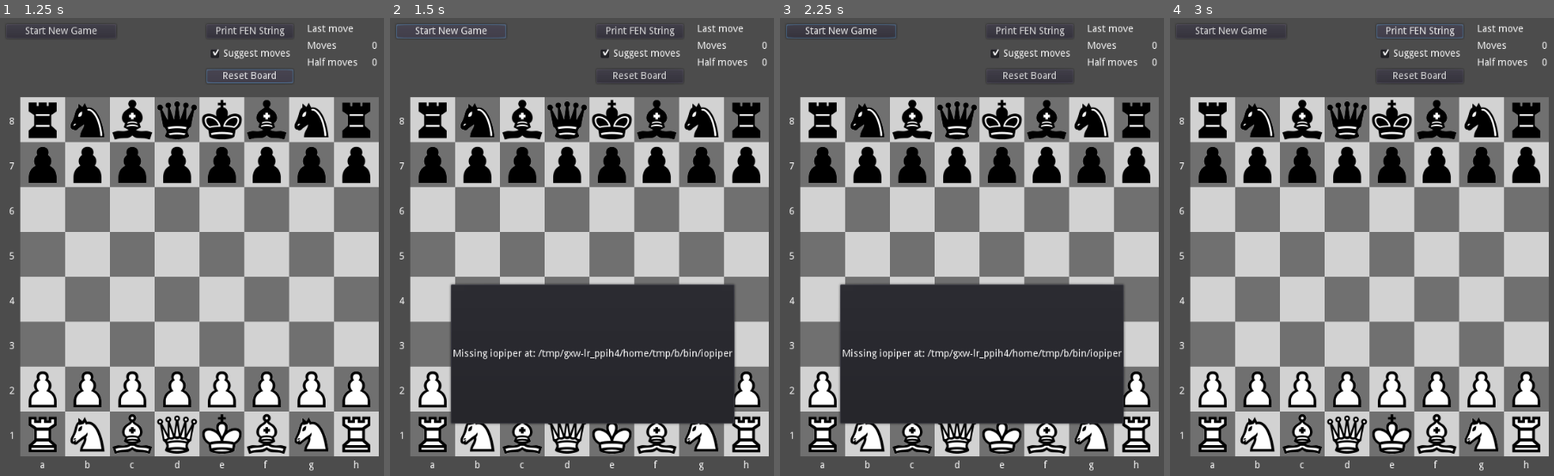
Above: before the commit, frames 1-4 (left to right).
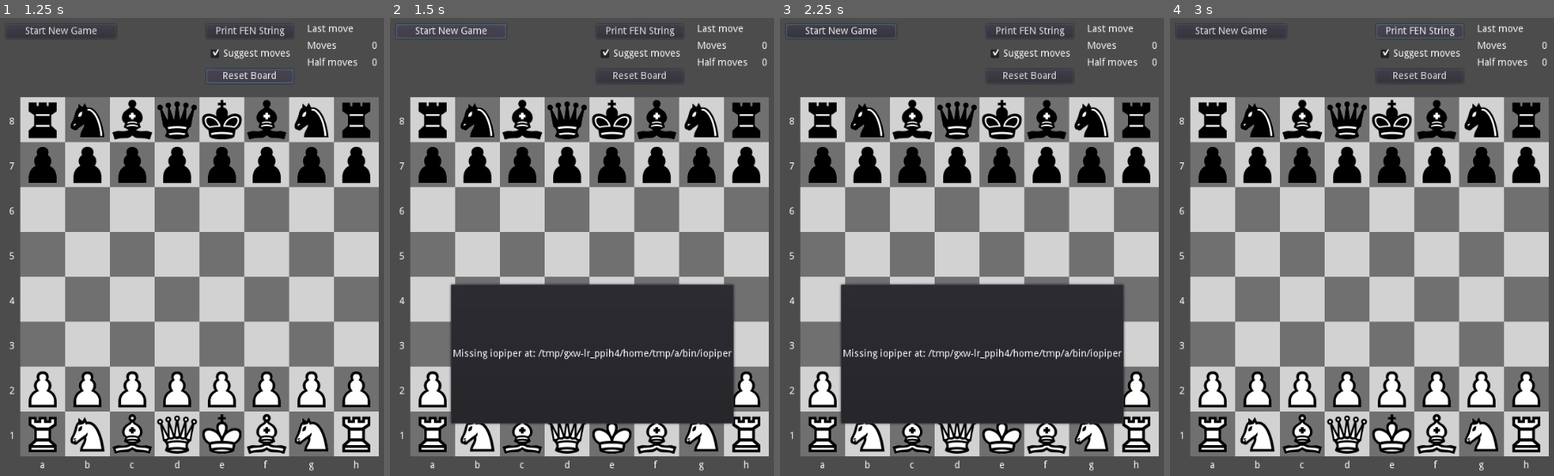
Above: after the commit, the same moments.

Repository: andrew-wilkes/godot-chess
Game: Godot game, scene res://Main.tscn
The game is run twice, just before and just after one commit, with the same random seed, the same clock (stepped at 60 frames per second) and the same inputs.
Inputs:
- Up to frame 1 (1.25 s): click "Reset Board" at 0.5 s
- Up to frame 2 (1.5 s): click "Start New Game" at 1.25 s
- Up to frame 3 (2.25 s): click "Start New Game" at 2 s
- Up to frame 4 (3 s): click "Print FEN String" at 2.75 s

Frame 1 is identical in both runs. In frame 2, 0.2% of the frame differs, in the area x 74-90%, y 66-89%; in frame 3, 0.6%, in the area x 15-76%, y 58-89%; in frame 4, nothing differs.

Commit message:
Don't allow taking of king in idle mode

Diff:
--- a/src/Main.gd
+++ b/src/Main.gd
@@ -216,6 +216,8 @@
 						alert("Check")
 				else:
 					ok_to_move = false
+	if info.piece != null:
+		ok_to_move = ok_to_move and info.piece.key != "K"
 	if ok_to_move:
 		if piece.key == "K":
 			if board.is_king_checked(piece).checked:
@@ -300,10 +302,10 @@
 	if !board.cleared:
 		board.clear_board()
 		board.setup_pieces()
-	for node in $VBox/WhitePieces.get_children():
-		node.queue_free()
-	for node in $VBox/BlackPieces.get_children():
-		node.queue_free()
+		for node in $VBox/WhitePieces.get_children():
+			node.queue_free()
+		for node in $VBox/BlackPieces.get_children():
+			node.queue_free()
 
 
 func _on_Reset_button_down():
--- a/src/engine/UDPClient.gd
+++ b/src/engine/UDPClient.gd
@@ -8,6 +8,7 @@
 func set_server(port = 7070):
 	udp.connect_to_host("127.0.0.1", port)
 
+
 func send_packet(pkt: String):
 	udp.put_packet(pkt.to_utf8())
 
Not shown, changed: src/engine/ping-server.go
